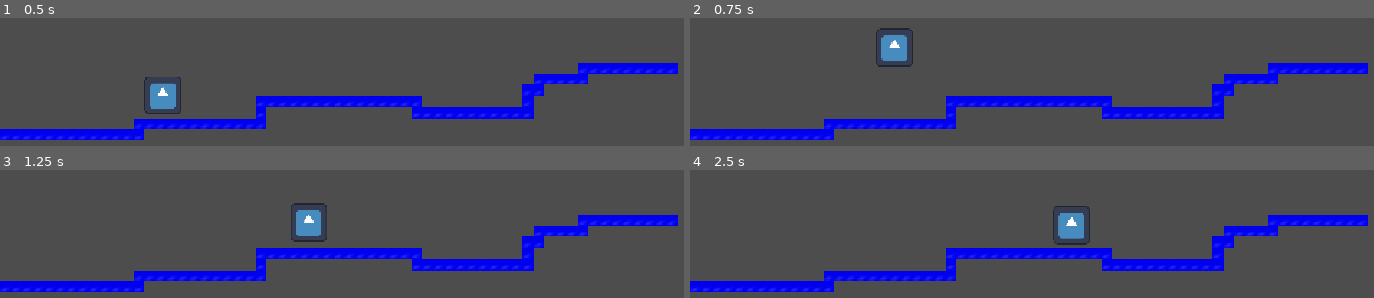
Above: before the commit, frames 1-4 (two rows, left to right).
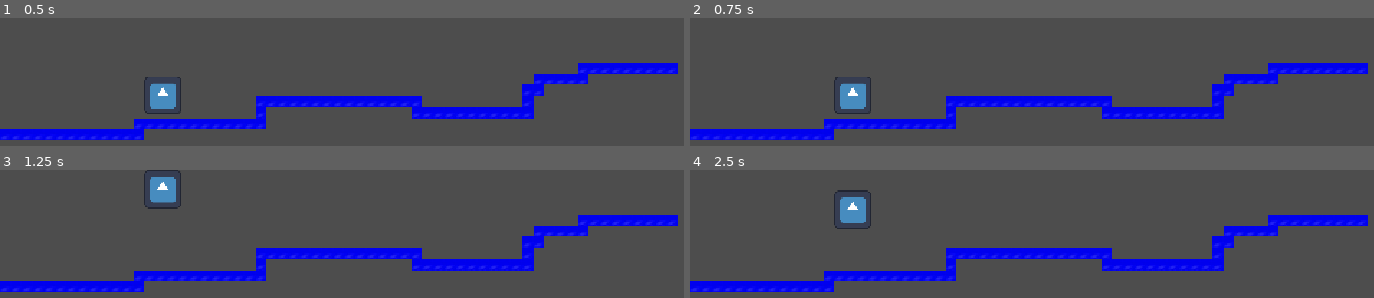
Above: after the commit, the same moments.

Repository: sen3th/platformed
Game: Godot game, scene res://main.tscn
Same seed, same stepped clock (60 frames per second), same inputs: the game is played once before the commit and once after it. The engine's default icon, where the game draws it, is replaced by a stand-in: a white triangle on a blue panel in a dark square.
Inputs (mouse positions are in pixels of both pictures, inside the frame that each line leads up to):
- Up to frame 1 (0.5 s): no input
- Up to frame 2 (0.75 s): tap Enter (ui_accept) at 0.5, 0.6 s; move the mouse to (outside the picture) at 0.52 s; hold Right (ui_right) from 0.53 s (still down); click (outside the picture) at 0.67 s
- Up to frame 3 (1.25 s): keep holding Right (ui_right); tap W (jump, bound only after the commit) at 0.77, 0.8, 1.07 s
- Up to frame 4 (2.5 s): move the mouse to (outside the picture) at 1.27 s; tap W (jump, bound only after the commit) at 1.35, 1.52, 1.82, 2.3 s; tap Enter (ui_accept) at 1.55, 2.1 s; move the mouse to (1168, 295) at 2.02 s; release Right (ui_right) at 2.03 s; hold Left (ui_left) from 2.03 s (still down)

Frame 1 is identical in both runs. In frame 2, 1.9% of the frame differs, in the area x 21-33%, y 7-75%; in frame 3, 1.9%, in the area x 21-48%, y 0-57%; in frame 4, 1.9%.

Commit message:
added WASD controls

Diff:
--- a/player.gd
+++ b/player.gd
@@ -11,12 +11,12 @@
 		velocity += get_gravity() * delta
 
 	# Handle jump.
-	if Input.is_action_just_pressed("ui_accept") and is_on_floor():
+	if Input.is_action_just_pressed("jump") and is_on_floor():
 		velocity.y = JUMP_VELOCITY
 
 	# Get the input direction and handle the movement/deceleration.
 	# As good practice, you should replace UI actions with custom gameplay actions.
-	var direction := Input.get_axis("ui_left", "ui_right")
+	var direction := Input.get_axis("left", "right")
 	if direction:
 		velocity.x = direction * SPEED
 	else:
--- a/project.godot
+++ b/project.godot
@@ -20,6 +20,24 @@
 window/stretch/mode="canvas_items"
 window/stretch/aspect="expand"
 
+[input]
+
+right={
+"deadzone": 0.2,
+"events": [Object(InputEventKey,"resource_local_to_scene":false,"resource_name":"","device":-1,"window_id":0,"alt_pressed":false,"shift_pressed":false,"ctrl_pressed":false,"meta_pressed":false,"pressed":false,"keycode":0,"physical_keycode":68,"key_label":0,"unicode":100,"location":0,"echo":false,"script":null)
+]
+}
+left={
+"deadzone": 0.2,
+"events": [Object(InputEventKey,"resource_local_to_scene":false,"resource_name":"","device":-1,"window_id":0,"alt_pressed":false,"shift_pressed":false,"ctrl_pressed":false,"meta_pressed":false,"pressed":false,"keycode":0,"physical_keycode":65,"key_label":0,"unicode":97,"location":0,"echo":false,"script":null)
+]
+}
+jump={
+"deadzone": 0.2,
+"events": [Object(InputEventKey,"resource_local_to_scene":false,"resource_name":"","device":16,"window_id":0,"alt_pressed":false,"shift_pressed":false,"ctrl_pressed":false,"meta_pressed":false,"pressed":false,"keycode":0,"physical_keycode":87,"key_label":0,"unicode":0,"location":0,"echo":false,"script":null)
+]
+}
+
 [physics]
 
 3d/physics_engine="Jolt Physics"
Not shown, changed: .gitignore
